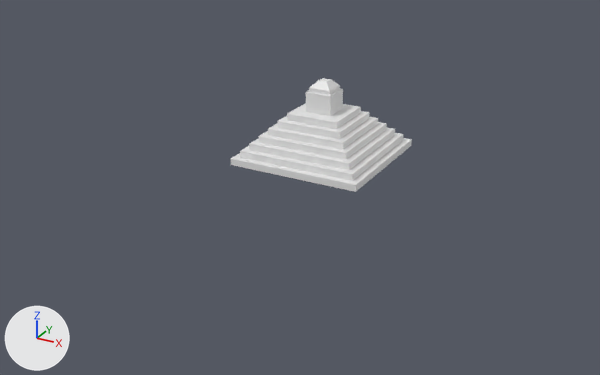
What one commit did to the Blender file udemy-blender-creator/pyramid.blend.
Both versions are drawn from a 50 mm camera at (52.8, -103.3, 45.5) aimed at (-1.1, -5.3, -3.5). The lights are fixed; the arrows at lower left show +X, +Y and +Z.
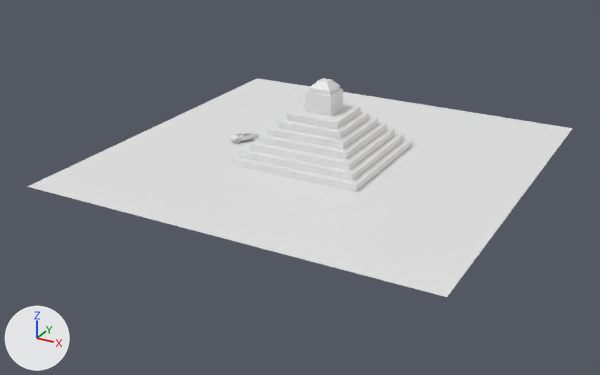
Edits to the bpy script that builds the scene:
```text
Add me_plane:
    me_plane.from_pydata([(-1.0, -1.0, 0.0), (1.0, -1.0, 0.0), (-1.0, 1.0, 0.0), (1.0, 1.0, 0.0)], [], [(0, 1, 3, 2)])
Add me_cybertruck_onepiece:
    me_cybertruck_onepiece.from_pydata(...)  # 12173 vertices, 24347 faces; spans x -3.0..59.0, y -64.0..96.0, z -31.0..21.0
Add ob_plane:
    ob_plane = bpy.data.objects.new('Plane', me_plane)
    ob_plane.location = (0.0, 0.0, 0.0)
    ob_plane.scale = (30.0, 30.0, 30.0)
Add ob_cybertruck_onepiece:
    ob_cybertruck_onepiece = bpy.data.objects.new('Cybertruck onepiece', me_cybertruck_onepiece)
    ob_cybertruck_onepiece.location = (-14.5, -0.4, 0.8)
    ob_cybertruck_onepiece.rotation_euler = (0.0, 0.0, -0.571)  # degrees (0, 0, -33)
    ob_cybertruck_onepiece.scale = (0.0273, 0.0273, 0.0273)
```

Where the change shows, as pixel boxes (x1, y1, x2, y2) in the pictures (600 x 375 px):
'Plane', added: after (27, 78, 573, 297)
'Cybertruck onepiece', added: after (231, 131, 259, 144)
